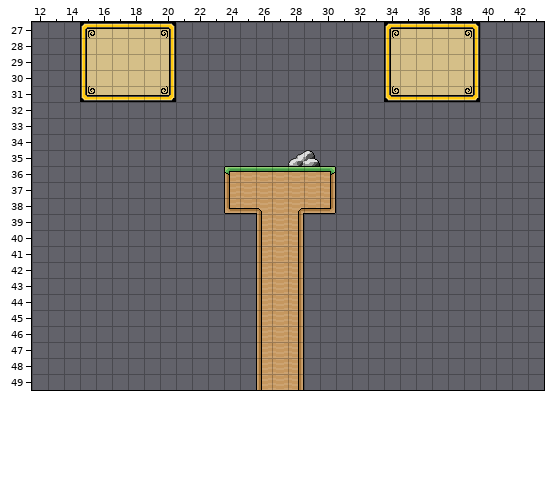
Tiled map -- res/worlds/gameover.tmx. Above: the version before the commit.
Cells are 16x16 px. Shown: x 12..43, y 27..49.
The result:
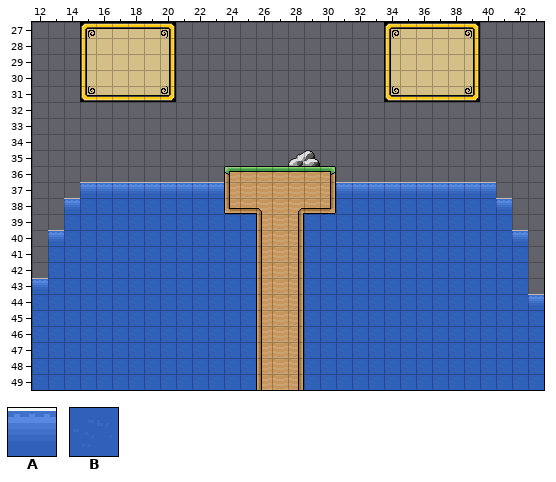
Key: from "Tileset": A 120, B 360.
_ is an empty cell.
Commit message: player join config add gameover improve
The edit:
Layer "Ground":
y 37: x 15..23 _________ -> AAAAAAAAA; x 31..40 __________ -> AAAAAAAAAA
y 38: x 14..23 __________ -> ABBBBBBBBB; x 31..41 ___________ -> BBBBBBBBBBA
y 39: x 14..25 ____________ -> BBBBBBBBBBBB; x 29..41 _____________ -> BBBBBBBBBBBBB
y 40: x 13..25 _____________ -> ABBBBBBBBBBBB; x 29..42 ______________ -> BBBBBBBBBBBBBA
y 41..42: x 13..25 _____________ -> BBBBBBBBBBBBB; x 29..42 ______________ -> BBBBBBBBBBBBBB
y 43: x 12..25 ______________ -> ABBBBBBBBBBBBB; x 29..42 ______________ -> BBBBBBBBBBBBBB
y 44: x 12..25 ______________ -> BBBBBBBBBBBBBB; x 29..43 _______________ -> BBBBBBBBBBBBBBA
y 45..49: x 12..25 ______________ -> BBBBBBBBBBBBBB; x 29..43 _______________ -> BBBBBBBBBBBBBBB
Where, in picture pixels (left, top, right, bottom), the same in both pictures:
added: (32, 182, 256, 390)
added: (304, 182, 544, 390)
